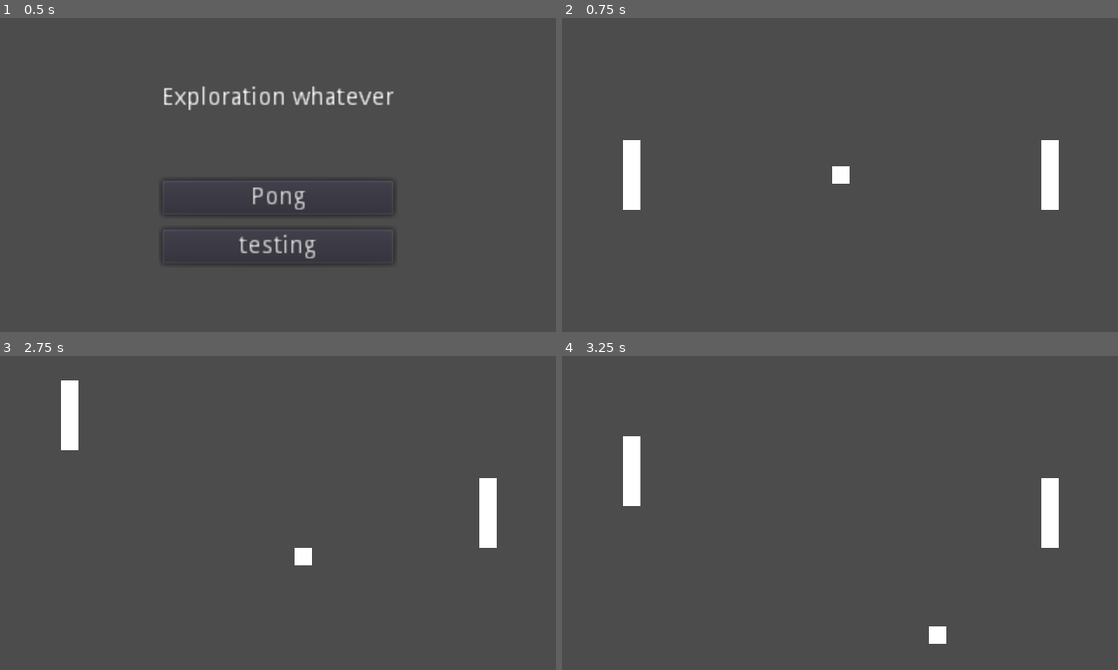
Above: before the commit, frames 1-4 (two rows, left to right).
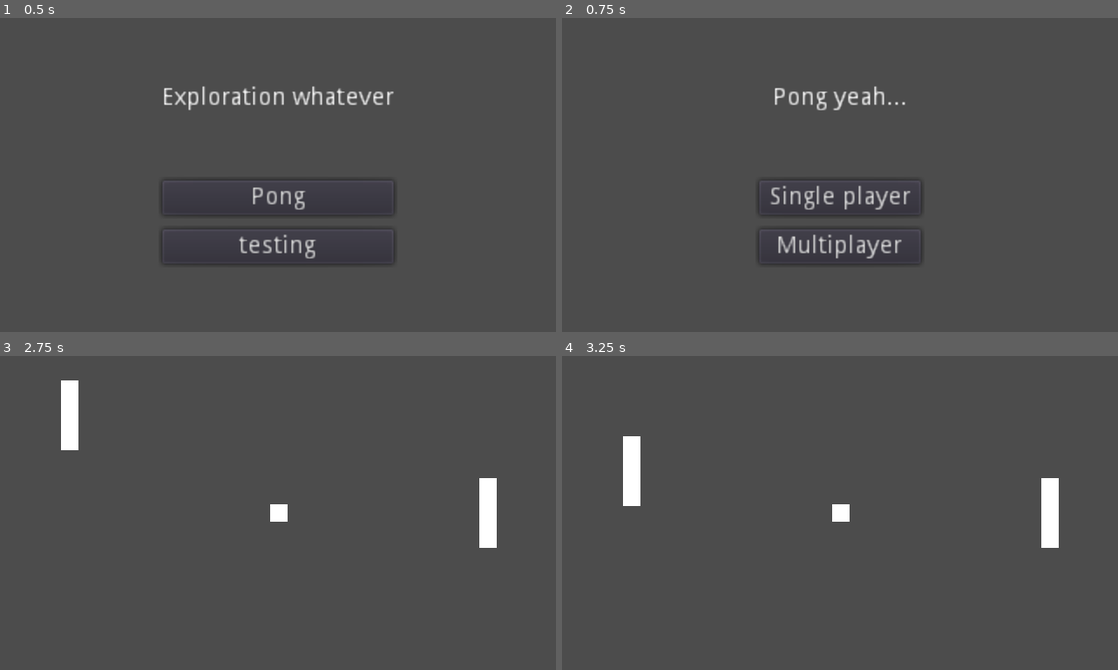
Above: after the commit, the same moments.

Repository: TurnipXenon/GodotExploration
Game: Godot game, scene res://scenes/main_menu/MainMenu.tscn
The game is run twice, just before and just after one commit, with the same random seed, the same clock (stepped at 60 frames per second) and the same inputs.
Inputs (mouse positions are in pixels of both pictures, inside the frame that each line leads up to):
- Up to frame 1 (0.5 s): no input
- Up to frame 2 (0.75 s): click "Pong" at 0.5 s
- Up to frame 3 (2.75 s): click (278, 585) at 1.25 s, where only the run after the commit has a clickable "Multiplayer"; tap Enter at 2 s; hold Up (ui_up) from 2.03 s (still down)
- Up to frame 4 (3.25 s): release Up (ui_up) at 2.78 s; hold Down (ui_down) from 2.78 s (still down)

Frame 1 is identical in both runs. In frame 2, 3.5% of the frame differs, in the area x 10-90%, y 21-79%; in frame 3, 0.3%; in frame 4, 0.3%.

Commit message:
Add pong preference selection (#31)
* Move paddle keyboard controller logic out of the paddle controller

* Move paddle keyboard controller logic out of the paddle controller

* Godot updates

* Swap logic based on chosen pong mode

Diff:
--- a/common/utils/debug/debug_config.gd
+++ b/common/utils/debug/debug_config.gd
@@ -1,4 +1,4 @@
 class_name DebugConfig
 extends Resource
 
-export(GameEnums.LogLevel) var log_level = GameEnums.LogLevel.LASSERT
+export(GameConstants.LogLevel) var log_level = GameConstants.LogLevel.LASSERT
--- a/common/utils/debug/debug_util.gd
+++ b/common/utils/debug/debug_util.gd
@@ -5,10 +5,10 @@
 
 
 static func log(message: String, config: Dictionary = {}) -> void:
-	if !(GameEnums.LOG_LEVEL_KEY in config):
+	if !(GameConstants.LOG_LEVEL_KEY in config):
 		return
 
-	if config[GameEnums.LOG_LEVEL_KEY] < DEBUG_CONFIG.log_level:
+	if config[GameConstants.LOG_LEVEL_KEY] < DEBUG_CONFIG.log_level:
 		return
 
 	print(message)
--- a/common/utils/game_enums.gd
+++ b/common/utils/game_enums.gd
@@ -1,10 +1,8 @@
 extends Node
 
-enum ControlScheme {
-	PLAYER,
-	ENEMY,
-}
+# gdlint: disable = class-definitions-order
 
+# region Universal
 enum LogLevel {
 	INHERIT = -1,
 	OFF = 0,
@@ -19,3 +17,17 @@
 }
 
 const LOG_LEVEL_KEY = "LogLevel"
+# endregion Universal
+
+# region General
+enum ControlScheme {
+	PLAYER,
+	ENEMY,
+}
+# endregion General
+
+# region Pong
+enum PongMode { MULTIPLAYER, SINGLEPLAYER }
+# endregion Pong
+
+# gdlint: enable=class-definitions-order
--- a/common/utils/input_util.gd
+++ b/common/utils/input_util.gd
@@ -1,8 +1,8 @@
 class_name InputUtil
 
 const CONTROL_SCHEME_DICT = {
-	GameEnums.ControlScheme.ENEMY: "enemy",
-	GameEnums.ControlScheme.PLAYER: "ui",
+	GameConstants.ControlScheme.ENEMY: "enemy",
+	GameConstants.ControlScheme.PLAYER: "ui",
 }
 
 
@@ -11,7 +11,7 @@
 	if not scheme in CONTROL_SCHEME_DICT:
 		DebugUtil.log(
 			"InputUtil: get_prefix: invalid scheme: %d. Defaulting to PLAYER" % scheme,
-			{GameEnums.LOG_LEVEL_KEY: GameEnums.LogLevel.ERROR}
+			{GameConstants.LOG_LEVEL_KEY: GameConstants.LogLevel.ERROR}
 		)
-		return GameEnums.ControlScheme.PLAYER
+		return GameConstants.ControlScheme.PLAYER
 	return CONTROL_SCHEME_DICT[scheme]
--- a/common/utils/scene_util.gd
+++ b/common/utils/scene_util.gd
@@ -3,7 +3,10 @@
 # gdlint:ignore = max-line-length
 # taken from: https://docs.godotengine.org/en/3.1/getting_started/step_by_step/singletons_autoload.html#global-gd
 
+const KEY_PONG_MODE = "pong_mode"
+
 var current_scene: Node = null
+var current_args: Dictionary = {}
 
 
 func _ready():
@@ -11,20 +14,21 @@
 	current_scene = root.get_child(root.get_child_count() - 1)
 
 
-func goto_scene(path) -> void:
+func goto_scene(path: String, args: Dictionary = {}) -> void:
 	# This function will usually be called from a signal callback,
 	# or some other function in the current scene.
 	# Deleting the current scene at this point is
 	# a bad idea, because it may still be executing code.
 	# This will result in a crash or unexpected behavior.
 
+	current_args = args
+
 	# The solution is to defer the load to a later time, when
 	# we can be sure that no code from the current scene is running:
-
 	call_deferred("_deferred_goto_scene", path)
 
 
-func _deferred_goto_scene(path) -> void:
+func _deferred_goto_scene(path: String) -> void:
 	# It is now safe to remove the current scene
 	current_scene.free()
 
--- a/project.godot
+++ b/project.godot
@@ -23,11 +23,35 @@
 "class": "InputUtil",
 "language": "GDScript",
 "path": "res://common/utils/input_util.gd"
+}, {
+"base": "KinematicBody2D",
+"class": "PaddleController",
+"language": "GDScript",
+"path": "res://scenes/simple_pong/components/paddle/paddle_controller.gd"
+}, {
+"base": "Node",
+"class": "PongMenu",
+"language": "GDScript",
+"path": "res://scenes/simple_pong/menu/pong_menu.gd"
+}, {
+"base": "Reference",
+"class": "SimplePong",
+"language": "GDScript",
+"path": "res://scenes/simple_pong/simple_pong.gd"
+}, {
+"base": "Reference",
+"class": "SimplePongMeta",
+"language": "GDScript",
+"path": "res://scenes/simple_pong/simple_pong_meta.gd"
 } ]
 _global_script_class_icons={
 "DebugConfig": "",
 "DebugUtil": "",
-"InputUtil": ""
+"InputUtil": "",
+"PaddleController": "",
+"PongMenu": "",
+"SimplePong": "",
+"SimplePongMeta": ""
 }
 
 [application]
@@ -38,7 +62,7 @@
 
 [autoload]
 
-GameEnums="*res://common/utils/game_enums.gd"
+GameConstants="*res://common/utils/game_enums.gd"
 SceneUtil="*res://common/utils/scene_util.gd"
 
 [display]
--- a/scenes/main_menu/main_menu.gd
+++ b/scenes/main_menu/main_menu.gd
@@ -2,4 +2,4 @@
 
 
 func _on_PongButton_pressed():
-	SceneUtil.goto_scene("res://scenes/simple_pong/SimplePong.tscn")
+	SceneUtil.goto_scene(PongMenu.get_scene_path())
--- a/scenes/simple_pong/SimplePong.tscn
+++ b/scenes/simple_pong/SimplePong.tscn
@@ -1,17 +1,20 @@
-[gd_scene load_steps=4 format=2]
+[gd_scene load_steps=5 format=2]
 
 [ext_resource path="res://scenes/simple_pong/components/paddle/Paddle.tscn" type="PackedScene" id=1]
 [ext_resource path="res://scenes/simple_pong/components/ball/Ball.tscn" type="PackedScene" id=2]
 [ext_resource path="res://scenes/simple_pong/components/Wall.tscn" type="PackedScene" id=3]
+[ext_resource path="res://scenes/simple_pong/components/paddle/behavior/paddle_keyboard_input.gd" type="Script" id=4]
 
 [node name="Node2D" type="Node2D"]
 
 [node name="PlayerPaddle" parent="." instance=ExtResource( 1 )]
 position = Vector2( 40, 90 )
+behavior_script = ExtResource( 4 )
 
 [node name="EnemyPaddle" parent="." instance=ExtResource( 1 )]
 position = Vector2( 280, 90 )
 control_scheme = 1
+behavior_script = ExtResource( 4 )
 
 [node name="Ball" parent="." instance=ExtResource( 2 )]
 position = Vector2( 160, 90 )
--- /dev/null
+++ b/scenes/simple_pong/components/paddle/behavior/paddle_keyboard_input.gd
@@ -0,0 +1,16 @@
+extends Node
+
+var up_key: String = "ui_up"
+var down_key: String = "ui_down"
+
+
+func initialize(paddle: PaddleController) -> void:
+	var prefix: String = InputUtil.get_prefix(paddle.control_scheme)
+	up_key = "%s_up" % prefix
+	down_key = "%s_down" % prefix
+
+
+func act(paddle: PaddleController, delta: float) -> Vector2:
+	var input_value: Vector2 = Vector2.ZERO
+	input_value.y = Input.get_action_strength(down_key) - Input.get_action_strength(up_key)
+	return input_value * delta * paddle.input_strength
--- /dev/null
+++ b/scenes/simple_pong/components/paddle/behavior/paddle_simple_ai.gd
@@ -0,0 +1,9 @@
+extends Node
+
+
+func initialize(_paddle: PaddleController) -> void:
+	pass
+
+
+func act(_paddle: PaddleController, _delta: float) -> Vector2:
+	return Vector2.ZERO
--- a/scenes/simple_pong/components/paddle/paddle_controller.gd
+++ b/scenes/simple_pong/components/paddle/paddle_controller.gd
@@ -1,21 +1,34 @@
+class_name PaddleController
 extends KinematicBody2D
 
+enum BehaviorType { HUMAN, AI }
+
 export(float) var input_strength = 4.0
-export(GameEnums.ControlScheme) var control_scheme = GameEnums.ControlScheme.PLAYER
+export(BehaviorType) var behavior_type = BehaviorType.HUMAN
+export(GameConstants.ControlScheme) var control_scheme = GameConstants.ControlScheme.PLAYER
+export(Script) var behavior_script
 
-var up_key: String = "ui_up"
-var down_key: String = "ui_down"
+var behavior = null
 
 
 func _ready():
-	var prefix: String = InputUtil.get_prefix(control_scheme)
-	up_key = "%s_up" % prefix
-	down_key = "%s_down" % prefix
+	if (
+		control_scheme == GameConstants.ControlScheme.ENEMY
+		and SceneUtil.KEY_PONG_MODE in SceneUtil.current_args
+		and SceneUtil.current_args[SceneUtil.KEY_PONG_MODE] == GameConstants.PongMode.SINGLEPLAYER
+	):
+		behavior_script = load(
+			"res://scenes/simple_pong/components/paddle/behavior/paddle_simple_ai.gd"
+		)
+
+	assert(behavior_script != null)
+	behavior = behavior_script.new()
+	assert(behavior.has_method("initialize"))
+	assert(behavior.has_method("act"))
+	behavior.initialize(self)
 
 
 # Called every frame. 'delta' is the elapsed time since the previous frame.
 func _process(delta):
-	var input_value: Vector2 = Vector2.ZERO
-	input_value.y = Input.get_action_strength(down_key) - Input.get_action_strength(up_key)
 	# warning-ignore:return_value_discarded
-	move_and_collide(input_value * delta * input_strength)
+	move_and_collide(behavior.act(self, delta))
--- /dev/null
+++ b/scenes/simple_pong/menu/PongMenu.tscn
@@ -0,0 +1,40 @@
+[gd_scene load_steps=2 format=2]
+
+[ext_resource path="res://scenes/simple_pong/menu/pong_menu.gd" type="Script" id=1]
+
+[node name="Node2D" type="Node2D"]
+script = ExtResource( 1 )
+
+[node name="CenterContainer" type="CenterContainer" parent="."]
+margin_right = 320.0
+margin_bottom = 180.0
+
+[node name="VBoxContainer" type="VBoxContainer" parent="CenterContainer"]
+margin_left = 113.0
+margin_top = 39.0
+margin_right = 206.0
+margin_bottom = 141.0
+size_flags_vertical = 0
+custom_constants/separation = 8
+
+[node name="Label" type="Label" parent="CenterContainer/VBoxContainer"]
+margin_right = 93.0
+margin_bottom = 46.0
+rect_min_size = Vector2( 0, 46 )
+text = "Pong yeah..."
+align = 1
+
+[node name="SinglePlayerButton" type="Button" parent="CenterContainer/VBoxContainer"]
+margin_top = 54.0
+margin_right = 93.0
+margin_bottom = 74.0
+text = "Single player"
+
+[node name="MultiplayerButton" type="Button" parent="CenterContainer/VBoxContainer"]
+margin_top = 82.0
+margin_right = 93.0
+margin_bottom = 102.0
+text = "Multiplayer"
+
+[connection signal="pressed" from="CenterContainer/VBoxContainer/SinglePlayerButton" to="." method="_on_SinglePlayerButton_pressed"]
+[connection signal="pressed" from="CenterContainer/VBoxContainer/MultiplayerButton" to="." method="_on_MultiplayerButton_pressed"]
--- /dev/null
+++ b/scenes/simple_pong/menu/pong_menu.gd
@@ -0,0 +1,20 @@
+class_name PongMenu
+extends Node
+
+
+static func get_scene_path() -> String:
+	return "res://scenes/simple_pong/menu/PongMenu.tscn"
+
+
+func _on_SinglePlayerButton_pressed():
+	var meta = SimplePongMeta.get_resource()
+	var meta_obj = meta.new()
+	meta_obj.pong_mode = GameConstants.PongMode.SINGLEPLAYER
+	SceneUtil.goto_scene(SimplePong.get_scene_path(), meta_obj.to_dictionary())
+
+
+func _on_MultiplayerButton_pressed():
+	var meta = SimplePongMeta.get_resource()
+	var meta_obj = meta.new()
+	meta_obj.pong_mode = GameConstants.PongMode.MULTIPLAYER
+	SceneUtil.goto_scene(SimplePong.get_scene_path(), meta_obj.to_dictionary())
--- /dev/null
+++ b/scenes/simple_pong/simple_pong.gd
@@ -0,0 +1,5 @@
+class_name SimplePong
+
+
+static func get_scene_path() -> String:
+	return "res://scenes/simple_pong/SimplePong.tscn"
--- /dev/null
+++ b/scenes/simple_pong/simple_pong_meta.gd
@@ -0,0 +1,11 @@
+class_name SimplePongMeta
+
+var pong_mode = GameConstants.PongMode.MULTIPLAYER
+
+
+static func get_resource() -> Resource:
+	return load("res://scenes/simple_pong/simple_pong_meta.gd")
+
+
+func to_dictionary() -> Dictionary:
+	return {SceneUtil.KEY_PONG_MODE: pong_mode}
